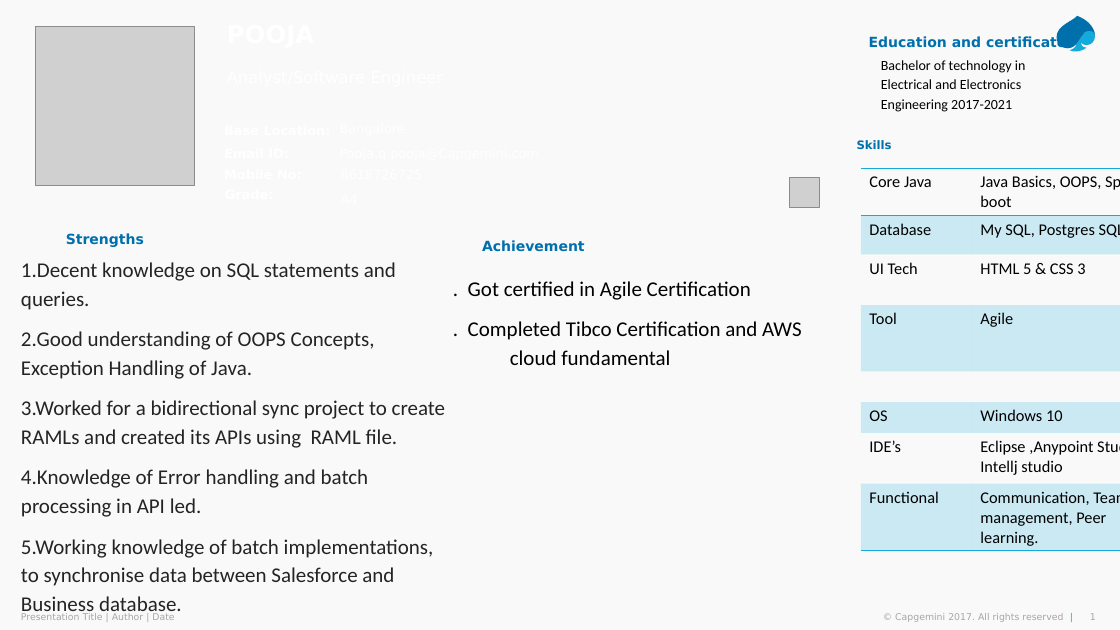
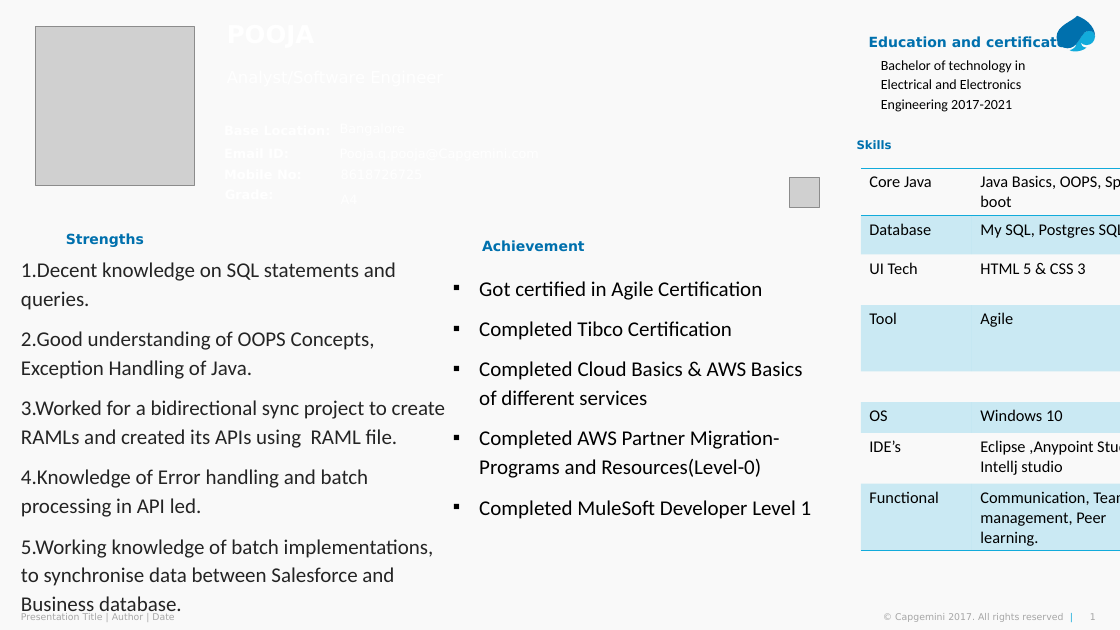
Before and after one commit to Pooja-q/One-Pager-Resume, a slide deck: slide 1 of 46183965_pooja_CG _resume.pptx. Drawn at 1120x630 pixels with LibreOffice and Linux fonts; fonts in the diff are those of the drawing; grey boxes stand for pictures; background and template pictures are left out. Boxes give left, top, right and bottom in pixels: in the first picture for what was removed or moved away, otherwise in the second. Text is boxed around its words. In the diff, an @@ line names an element or a change of style, - is before the commit and + after.

```diff
--- a/46183965_pooja_CG _resume.pptx
+++ b/46183965_pooja_CG _resume.pptx
@@ text at (479, 281, 812, 519): text changed @@
-. Got certified in Agile Certification
-. Completed Tibco Certification and AWS cloud fundamental
+▪ Got certified in Agile Certification
+▪ Completed Tibco Certification
+▪ Completed Cloud Basics & AWS Basics of different services
+▪ Completed AWS Partner Migration-Programs and Resources(Level-0)
+▪ Completed MuleSoft Developer Level 1
```
